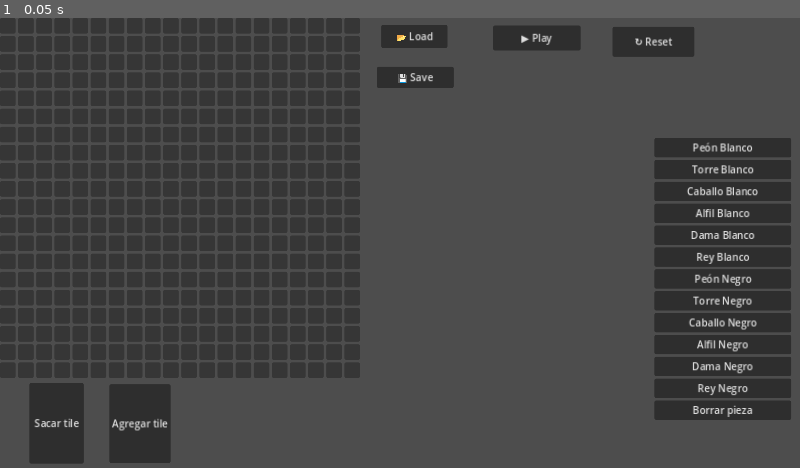
Above: before the commit, frame 1.
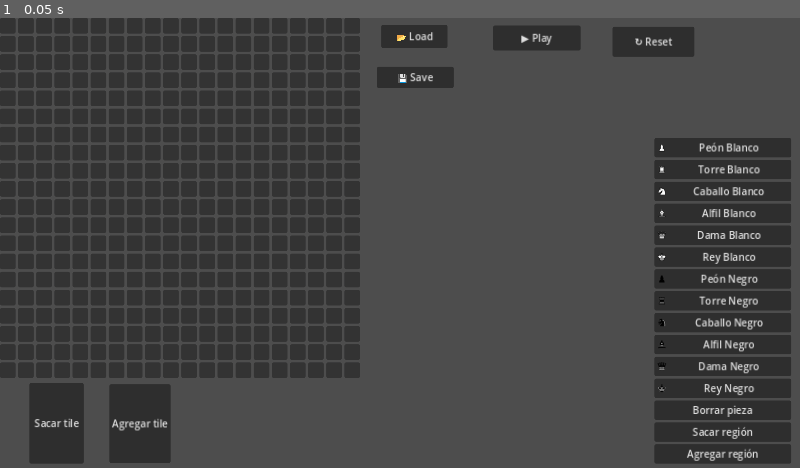
Above: after the commit, the same moment.

Repository: Laia-ar/ajedecks
Game: Godot game, scene res://board.tscn
The game is run twice, just before and just after one commit, with the same random seed, the same clock (stepped at 60 frames per second) and the same inputs.
Inputs:
- Up to frame 1 (0.05 s): no input

The runs differ from the first frame. In frame 1, 2.6% of the frame differs, in the area x 81-99%, y 27-99%.

Commit message:
feat: region editing, piece icons, tile contrast, and auto-revive
- Add 'Agregar región' and 'Sacar región' tools for bulk tile editing
- Add piece SVG icons to palette buttons and shrink button heights (22px)
- Auto-revive destroyed tiles when placing a piece on empty space
- Centralize tile colors in game.gd for consistent editor contrast:
  - Active tiles: light blue-grey
  - Destroyed tiles: darker semi-transparent grey
- Update all tile color references to use centralized constants

Diff:
--- a/board.tscn
+++ b/board.tscn
@@ -17,6 +17,8 @@
 [ext_resource type="Script" path="res://reset_button.gd" id="15_mmcrq"]
 [ext_resource type="Script" path="res://save_button.gd" id="16_ccxe3"]
 [ext_resource type="Script" path="res://load_button.gd" id="17_3qfpr"]
+[ext_resource type="Script" path="res://card_destroy_region.gd" id="18_abc12"]
+[ext_resource type="Script" path="res://card_revive_region.gd" id="19_def34"]
 
 [node name="Board" type="Control"]
 layout_mode = 3
@@ -209,6 +211,18 @@
 BoardPath = NodePath("../..")
 FlowPath = NodePath("../../Flow")
 
+[node name="DestroyRegionCard" type="Button" parent="PiecePalette"]
+layout_mode = 2
+script = ExtResource("18_abc12")
+BoardPath = NodePath("../..")
+FlowPath = NodePath("../../Flow")
+
+[node name="ReviveRegionCard" type="Button" parent="PiecePalette"]
+layout_mode = 2
+script = ExtResource("19_def34")
+BoardPath = NodePath("../..")
+FlowPath = NodePath("../../Flow")
+
 [node name="ModeToggle" type="Button" parent="."]
 layout_mode = 1
 anchors_preset = -1
@@ -218,7 +232,7 @@
 anchor_bottom = 1.3
 script = ExtResource("14_1lhue")
 BoardPath = NodePath("..")
-PaletteButtons = Array[NodePath]([NodePath("../DestroyTileCa …(574 unchanged characters)…  NodePath("../PiecePalette/RemovePiece")])
+PaletteButtons = Array[NodePath]([NodePath("../DestroyTileCa …(574 unchanged characters)…  NodePath("../PiecePalette/RemovePiece"), NodePath("../PiecePalette/DestroyRegionCard"), NodePath("../PiecePalette/ReviveRegionCard")])
 
 [node name="ResetButton" type="Button" parent="."]
 layout_mode = 1
--- /dev/null
+++ b/card_destroy_region.gd
@@ -0,0 +1,76 @@
+extends Button
+
+@export var BoardPath: NodePath
+@export var FlowPath: NodePath
+
+@onready var Board = get_node(BoardPath)
+@onready var Flow = get_node(FlowPath)
+
+enum State { IDLE, WAITING_FIRST, WAITING_SECOND }
+var CurrentState: State = State.IDLE
+var FirstCorner: String = ""
+
+# Propiedad dummy para que ModeToggle pueda cancelar la selección al cambiar de modo
+var SelectingTile: bool = false:
+	set(value):
+		if value == false and CurrentState != State.IDLE:
+			_reset()
+		SelectingTile = value
+
+func _ready():
+	text = "Sacar región"
+	custom_minimum_size = Vector2(0, 22)
+	pressed.connect(_on_pressed)
+	Flow.SendLocation.connect(_on_tile_clicked)
+
+func _on_pressed():
+	if CurrentState == State.IDLE:
+		CurrentState = State.WAITING_FIRST
+		text = "Elegí la primera esquina..."
+	else:
+		_reset()
+
+func _on_tile_clicked(Location: String):
+	if CurrentState == State.IDLE:
+		return
+
+	if CurrentState == State.WAITING_FIRST:
+		FirstCorner = Location
+		CurrentState = State.WAITING_SECOND
+		text = "Elegí la segunda esquina..."
+		return
+
+	if CurrentState == State.WAITING_SECOND:
+		_apply_region(FirstCorner, Location)
+		_reset()
+
+func _apply_region(corner1: String, corner2: String):
+	var coords1 = _parse_coords(corner1)
+	var coords2 = _parse_coords(corner2)
+
+	var min_x = mini(coords1.x, coords2.x)
+	var max_x = maxi(coords1.x, coords2.x)
+	var min_y = mini(coords1.y, coords2.y)
+	var max_y = maxi(coords1.y, coords2.y)
+
+	for x in range(min_x, max_x + 1):
+		for y in range(min_y, max_y + 1):
+			var loc = str(x) + "-" + str(y)
+			var cell = Flow.get_node_or_null(loc)
+			if cell == null:
+				continue
+			if cell.get_child_count() != 0:
+				continue
+			if Board.DestroyedTiles.has(loc):
+				continue
+			Board.DestroyedTiles[loc] = true
+			cell.modulate = Board.DestroyedTileColor
+
+func _parse_coords(loc: String) -> Vector2i:
+	var parts = loc.split("-")
+	return Vector2i(int(parts[0]), int(parts[1]))
+
+func _reset():
+	CurrentState = State.IDLE
+	FirstCorner = ""
+	text = "Sacar región"
--- a/card_destroy_tile.gd
+++ b/card_destroy_tile.gd
@@ -38,7 +38,7 @@
 
 	# Destruir la tile
 	Board.DestroyedTiles[Location] = true
-	cell.modulate = Color(0.1, 0.1, 0.1, 0.5)
+	cell.modulate = Board.DestroyedTileColor
 
 	SelectingTile = false
 	text = "Sacar tile"
--- a/card_place_piece.gd
+++ b/card_place_piece.gd
@@ -17,8 +17,20 @@
 func _ready():
 	BaseText = _build_label()
 	text = BaseText
+	_load_icon()
+	custom_minimum_size = Vector2(0, 22)
 	pressed.connect(_on_pressed)
 	Flow.SendLocation.connect(_on_tile_clicked)
+
+func _load_icon():
+	var prefix = "W" if PieceColor == 0 else "B"
+	var path = "res://ChessTextures/" + prefix + PieceType + ".svg"
+	var texture = ResourceLoader.load(path)
+	if texture == null:
+		return
+	var image = texture.get_image()
+	image.resize(16, 16, Image.INTERPOLATE_LANCZOS)
+	icon = ImageTexture.create_from_image(image)
 
 func _build_label() -> String:
 	var color_name = "Blanco" if PieceColor == 0 else "Negro"
@@ -44,11 +56,13 @@
 	if not Selecting:
 		return
 
-	# No se puede colocar en tile destruida (inactiva)
+	var cell = Flow.get_node(Location)
+
+	# Si la tile está destruida, la revivimos automáticamente
 	if Board.DestroyedTiles.has(Location):
-		return
+		Board.DestroyedTiles.erase(Location)
+		cell.modulate = Board.ActiveTileColor
 
-	var cell = Flow.get_node(Location)
 	# No se puede colocar si ya hay pieza
 	if cell.get_child_count() != 0:
 		return
--- a/card_remove_piece.gd
+++ b/card_remove_piece.gd
@@ -10,6 +10,7 @@
 
 func _ready():
 	text = "Borrar pieza"
+	custom_minimum_size = Vector2(0, 22)
 	pressed.connect(_on_pressed)
 	Flow.SendLocation.connect(_on_tile_clicked)
 
--- /dev/null
+++ b/card_revive_region.gd
@@ -0,0 +1,72 @@
+extends Button
+
+@export var BoardPath: NodePath
+@export var FlowPath: NodePath
+
+@onready var Board = get_node(BoardPath)
+@onready var Flow = get_node(FlowPath)
+
+enum State { IDLE, WAITING_FIRST, WAITING_SECOND }
+var CurrentState: State = State.IDLE
+var FirstCorner: String = ""
+
+# Propiedad dummy para que ModeToggle pueda cancelar la selección al cambiar de modo
+var SelectingTile: bool = false:
+	set(value):
+		if value == false and CurrentState != State.IDLE:
+			_reset()
+		SelectingTile = value
+
+func _ready():
+	text = "Agregar región"
+	custom_minimum_size = Vector2(0, 22)
+	pressed.connect(_on_pressed)
+	Flow.SendLocation.connect(_on_tile_clicked)
+
+func _on_pressed():
+	if CurrentState == State.IDLE:
+		CurrentState = State.WAITING_FIRST
+		text = "Elegí la primera esquina..."
+	else:
+		_reset()
+
+func _on_tile_clicked(Location: String):
+	if CurrentState == State.IDLE:
+		return
+
+	if CurrentState == State.WAITING_FIRST:
+		FirstCorner = Location
+		CurrentState = State.WAITING_SECOND
+		text = "Elegí la segunda esquina..."
+		return
+
+	if CurrentState == State.WAITING_SECOND:
+		_apply_region(FirstCorner, Location)
+		_reset()
+
+func _apply_region(corner1: String, corner2: String):
+	var coords1 = _parse_coords(corner1)
+	var coords2 = _parse_coords(corner2)
+
+	var min_x = mini(coords1.x, coords2.x)
+	var max_x = maxi(coords1.x, coords2.x)
+	var min_y = mini(coords1.y, coords2.y)
+	var max_y = maxi(coords1.y, coords2.y)
+
+	for x in range(min_x, max_x + 1):
+		for y in range(min_y, max_y + 1):
+			var loc = str(x) + "-" + str(y)
+			if Board.DestroyedTiles.has(loc):
+				Board.DestroyedTiles.erase(loc)
+				var cell = Flow.get_node_or_null(loc)
+				if cell != null:
+					cell.modulate = Board.ActiveTileColor
+
+func _parse_coords(loc: String) -> Vector2i:
+	var parts = loc.split("-")
+	return Vector2i(int(parts[0]), int(parts[1]))
+
+func _reset():
+	CurrentState = State.IDLE
+	FirstCorner = ""
+	text = "Agregar región"
--- a/card_revive_tile.gd
+++ b/card_revive_tile.gd
@@ -32,7 +32,7 @@
 
 	# Resucitar la tile
 	Board.DestroyedTiles.erase(Location)
-	cell.modulate = Color(1, 1, 1, 1)
+	cell.modulate = Board.ActiveTileColor
 
 	SelectingTile = false
 	text = "Agregar tile"
--- a/game.gd
+++ b/game.gd
@@ -29,6 +29,10 @@
 
 # Tiles destruidas por cartas. Las piezas no pueden moverse a estas casillas.
 var DestroyedTiles: Dictionary = {}
+
+# Colores de tiles para el editor
+var ActiveTileColor: Color = Color(0.78, 0.82, 0.86, 1.0)
+var DestroyedTileColor: Color = Color(0.18, 0.18, 0.20, 0.6)
 
 var SpecialArea: PackedStringArray
 
@@ -448,14 +452,14 @@
 		if tile.get_child_count() > 0:
 			tile.get_child(0).queue_free()
 		DestroyedTiles[tile.name] = true
-		tile.modulate = Color(0.1, 0.1, 0.1, 0.5)
+		tile.modulate = DestroyedTileColor
 
 	# 2. Activar las tiles del save
 	for loc in data.active_tiles:
 		var tile = Flow.get_node_or_null(loc)
 		if tile != null:
 			DestroyedTiles.erase(loc)
-			tile.modulate = Color(1, 1, 1, 1)
+			tile.modulate = ActiveTileColor
 
 	# 3. Poner las piezas
 	for piece_data in data.pieces:
--- a/generator.gd
+++ b/generator.gd
@@ -43,7 +43,7 @@
 			# Si arrancamos vacío, marcamos todas como destruidas
 			if StartEmpty:
 				Board.DestroyedTiles[temp.name] = true
-				temp.modulate = Color(0.1, 0.1, 0.1, 0.5)
+				temp.modulate = Board.DestroyedTileColor
 			NumberX += 1
 		NumberY += 1
 		NumberX = 0
--- a/reset_button.gd
+++ b/reset_button.gd
@@ -21,7 +21,7 @@
 	# Marcar todas las tiles como destruidas (estado inicial)
 	for tile in Flow.get_children():
 		Board.DestroyedTiles[tile.name] = true
-		tile.modulate = Color(0.1, 0.1, 0.1, 0.5)
+		tile.modulate = Board.DestroyedTileColor
 
 	# Volver a modo Edit
 	if Board.PlayMode:
Not shown: 1 places in board.tscn that only renumber resources
